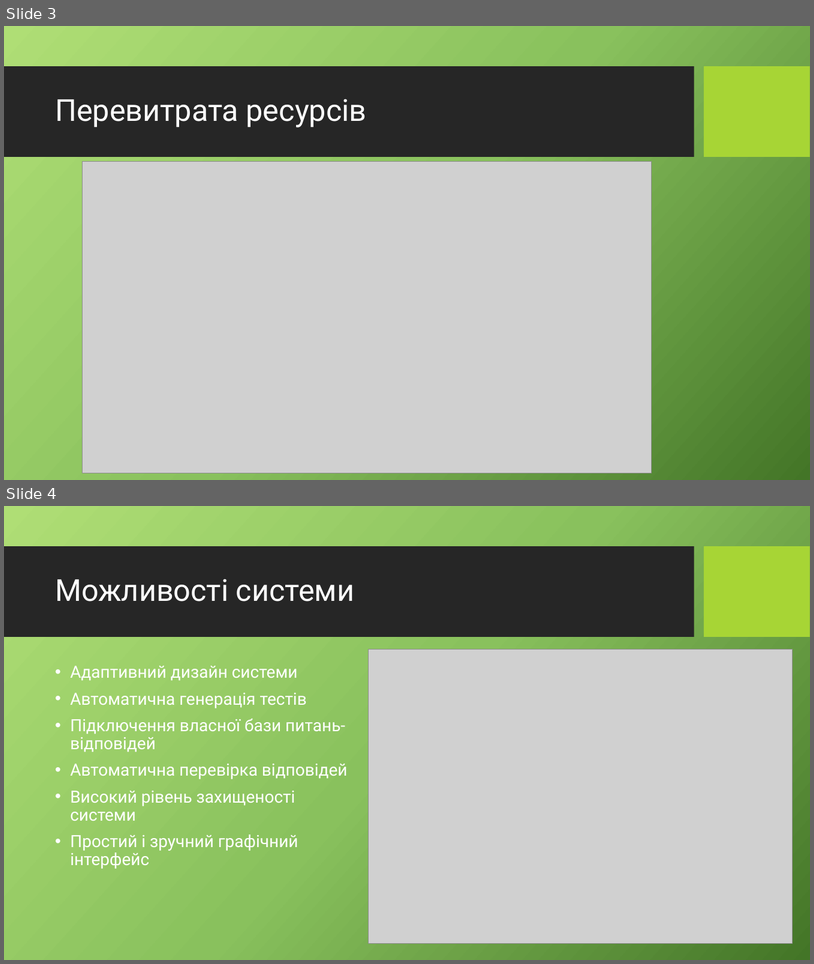
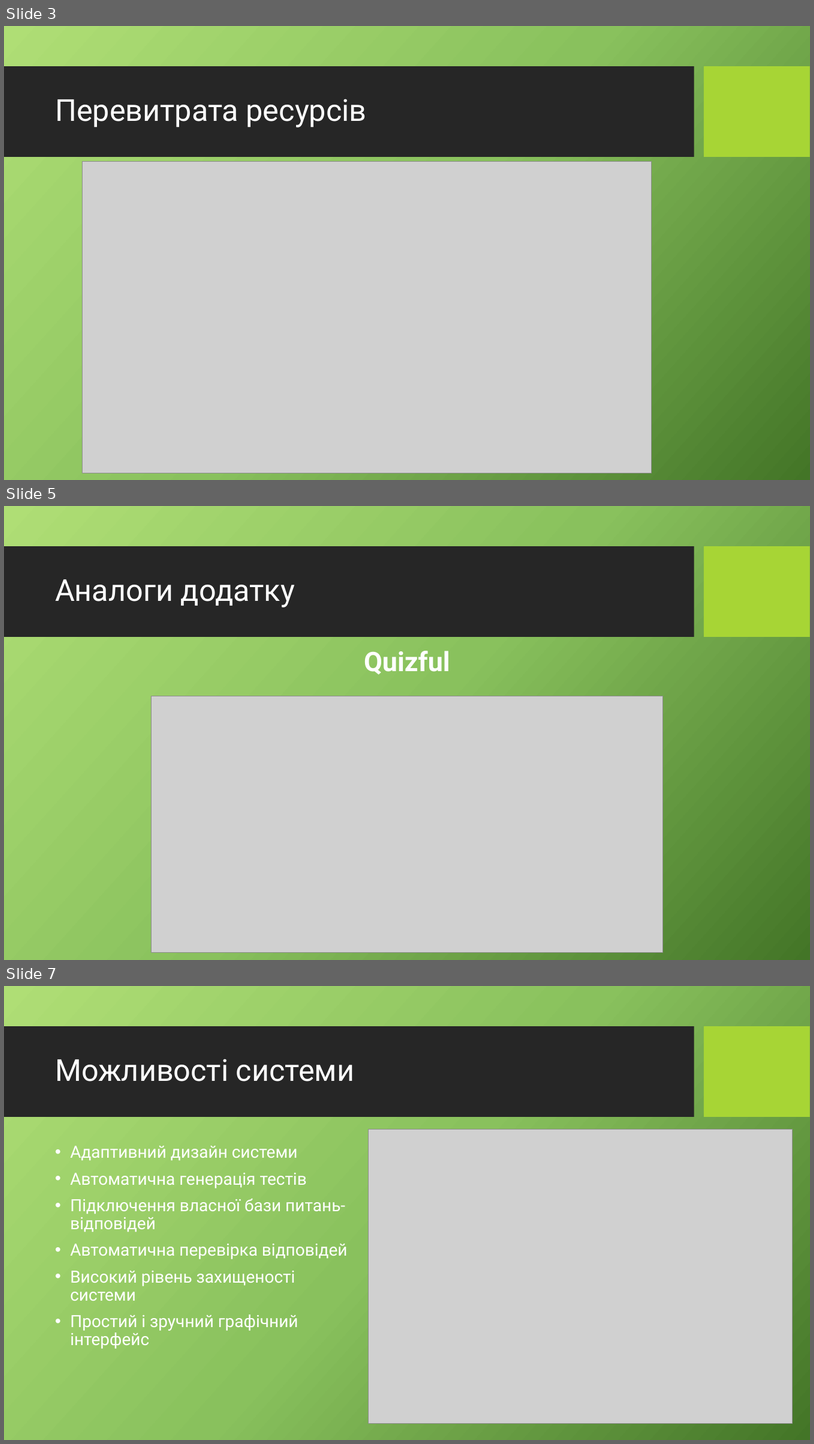
Before and after one commit to TriniTangl/diploma-docs, a slide deck: ДИПЛОМ/Презентація.pptx. Shown one above the other, each under a label of ours: slides 3 and 4 before the commit, slides 3, 5 and 7 after it; the slides between them are not shown. The pictures are 814x964 and 814x1444 pixels, drawn with LibreOffice and Linux fonts; fonts in the diff are those of the drawing; grey boxes stand for pictures; background and template pictures are left out. Boxes give left, top, right and bottom in pixels: in the first picture for what was removed or moved away, otherwise in the second. Text is boxed around its words. In the diff, an @@ line names an element or a change of style, - is before the commit and + after.

```diff
--- a/ДИПЛОМ/Презентація.pptx
+++ b/ДИПЛОМ/Презентація.pptx
@@ slide 5 added at (4,506,810,960), background picture (left out); not listed: 2 template elements that a slide beside it also shows @@
@@ title added at (55,579,295,607), 36 pt, text #FFFFFF @@
+Аналоги додатку
@@ text added at (364,651,450,675), 32 pt, text #FFFFFF, bold @@
+Quizful
@@ picture added at (152,696,663,952) @@
@@ what was slide 4 is now slide 7 @@
```
Also in this commit, not shown: 3 slides changed, 3 other slides added, 6 other files.
